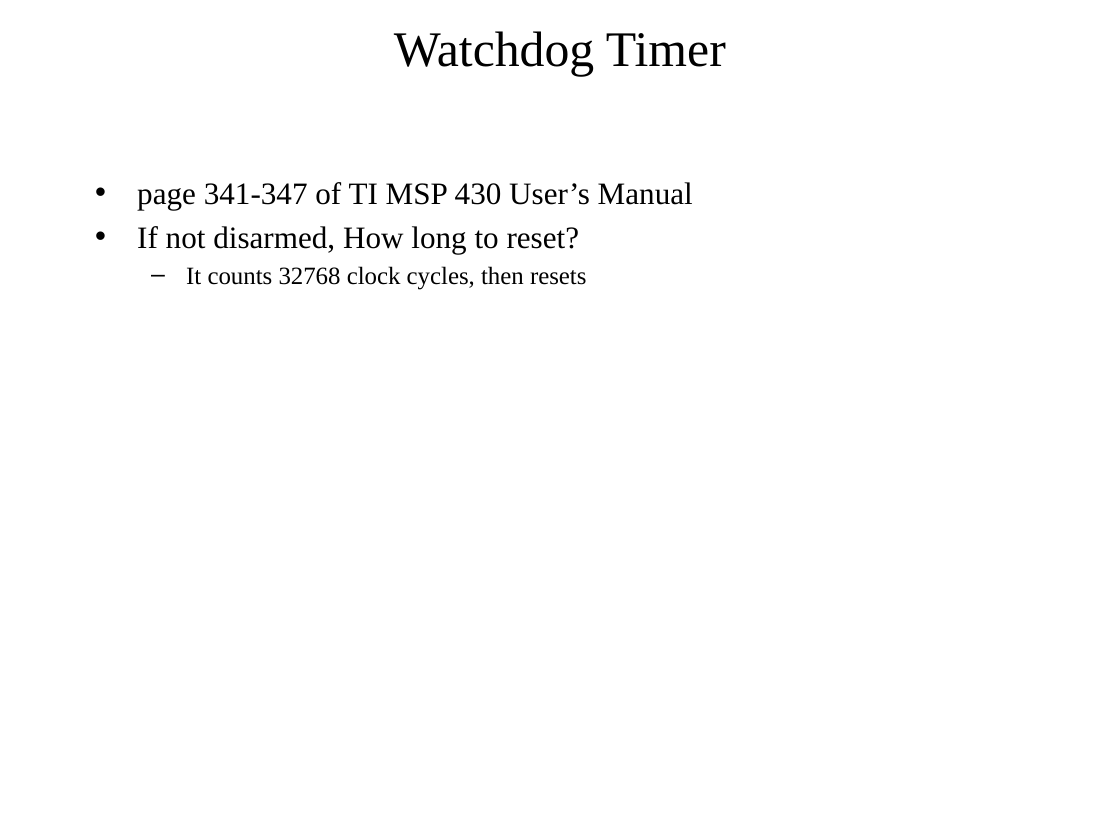
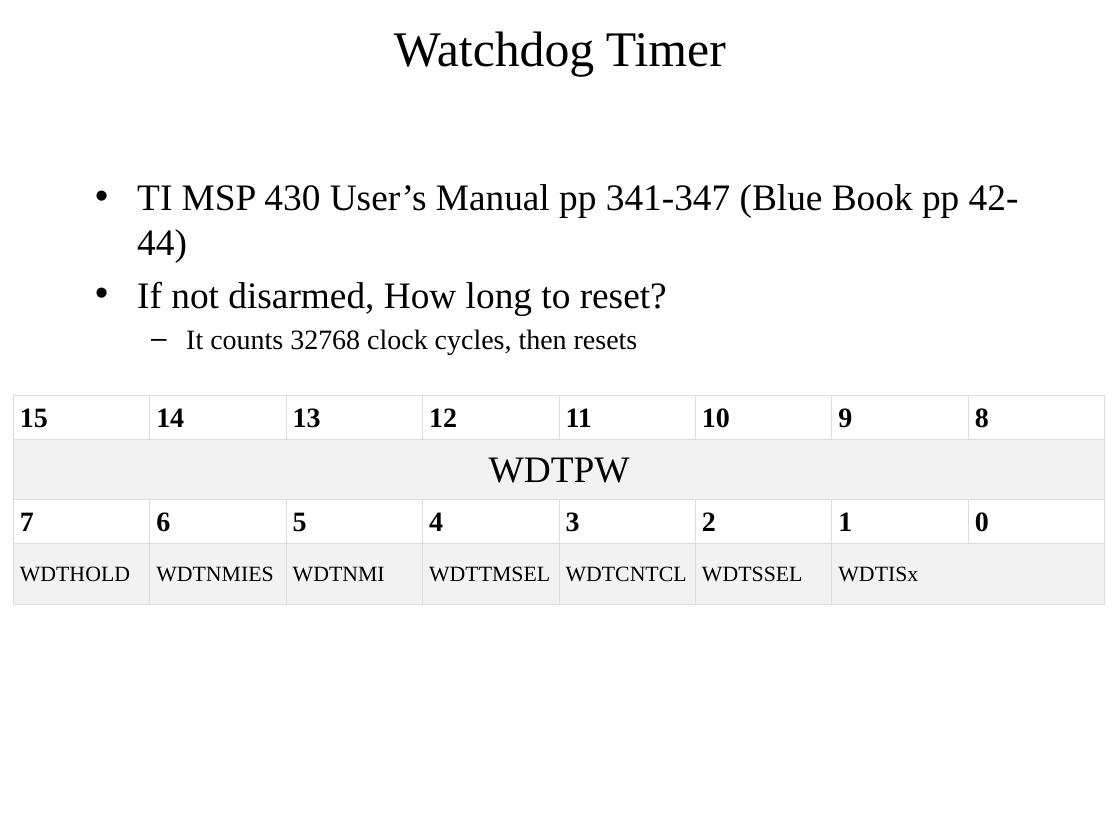
Before and after one commit to pw4rn3r/ECE382, a slide deck: slide 3 of notes/L7/Lsn7.pptx (slide 4 before the commit). Drawn at 1120x840 pixels with LibreOffice and Linux fonts; fonts in the diff are those of the drawing. Boxes give left, top, right and bottom in pixels: in the first picture for what was removed or moved away, otherwise in the second. Text is boxed around its words. In the diff, an @@ line names an element or a change of style, - is before the commit and + after.

```diff
--- a/notes/L7/Lsn7.pptx
+++ b/notes/L7/Lsn7.pptx
@@ text at (x1=137, y1=184, x2=1019, y2=262): text changed; size 20 to 24 pt @@
-• page 341-347 of TI MSP 430 User’s Manual
+• TI MSP 430 User’s Manual pp 341-347 (Blue Book pp 42-44)
@@ text at (x1=137, y1=281, x2=667, y2=354): size 20 to 24 pt in "If not disarmed, How long to reset?"; size 16 to 18 pt in "It counts 32768 clock cycles, then resets" @@
@@ table added at (x1=13, y1=395, x2=1107, y2=601), 4 rows, 8 columns @@
+15 | 14 | 13 | 12 | 11 | 10 | 9 | 8
+WDTPW |  |  |  |  |  |  | 
+7 | 6 | 5 | 4 | 3 | 2 | 1 | 0
+WDTHOLD | WDTNMIES | WDTNMI | WDTTMSEL | WDTCNTCL | WDTSSEL | WDTISx | 
```
Also in this commit, not shown: 4 other slides changed, 24 slides added, 1 slide removed.
